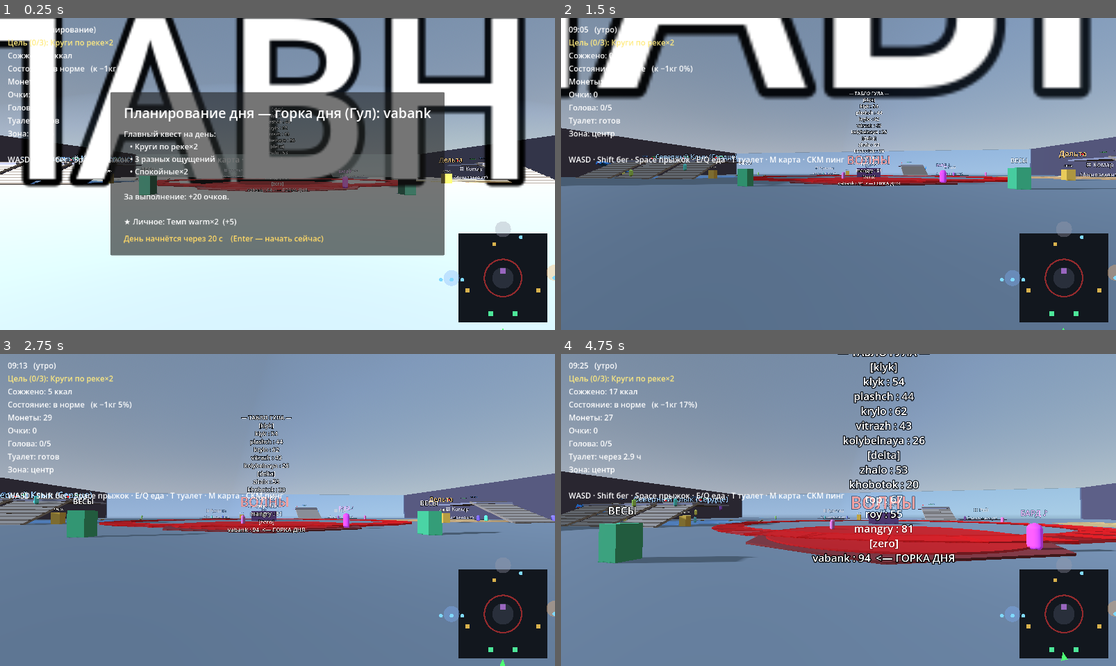
Above: before the commit, frames 1-4 (two rows, left to right).
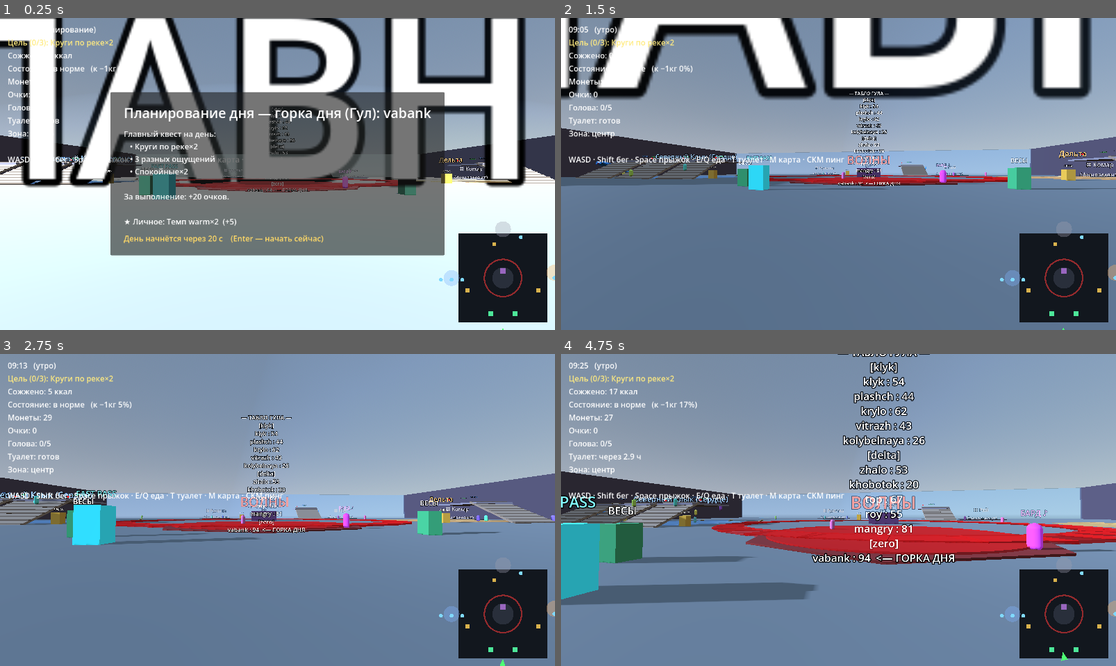
Above: after the commit, the same moments.

Repository: evangelipeep/Red-Wave
Game: Godot game, scene res://world/ParkGreybox.tscn
The game is run twice, just before and just after one commit, with the same random seed, the same clock (stepped at 60 frames per second) and the same inputs. The project has no main scene, so this scene is started directly.
Inputs (mouse positions are in pixels of both pictures, inside the frame that each line leads up to):
- Up to frame 1 (0.25 s): no input
- Up to frame 2 (1.5 s): tap Enter (ui_accept) at 0.5 s; drag from (1066, 276) to (894, 105) at 0.52 s; move the mouse to (810, 174) at 1.27 s; hold W (move_forward) from 1.28 s (still down); tap E (eat_snack) at 1.35 s
- Up to frame 3 (2.75 s): keep holding W (move_forward); tap Space (jump) at 1.52 s; move the mouse to (288, 503) at 2.02 s; hold Middle mouse button (ping) from 2.03 s (still down)
- Up to frame 4 (4.75 s): keep holding W (move_forward); move the mouse to (832, 516) at 2.77 s; release Middle mouse button (ping) at 2.78 s; tap Shift (sprint) at 2.85 s; click (832, 516) at 2.92 s; tap Space (jump) at 3.02, 3.77, 4.52 s; move the mouse to (877, 513) at 3.52 s; hold T (toilet) 3.53-4.28 s; move the mouse to (794, 506) at 4.27 s; tap Q (eat_meal) at 4.35 s

The runs differ from the first frame. In frame 1, 0.4% of the frame differs, in the area x 27-33%, y 46-59%; in frame 2, 0.4%; in frame 3, 1.3%; in frame 4, 4.1%, in the area x 0-46%, y 45-81%.

Commit message:
feat(fastpass): Fast Pass — проход без очереди за монеты, квест «без очереди» реальный
- FastPassKiosk: покупка пропуска; с пропуском заход на горку без очереди и без штрафа
- RunState.fast_passes/skips_used; QuestTracker: атом skip больше не авто-зачёт
- осталось авто только race (нужна гонка-мини-игра в Рое)

Co-Authored-By: Claude Opus 4.8 <noreply@anthropic.com>

Diff:
--- a/autoload/RunState.gd
+++ b/autoload/RunState.gd
@@ -17,6 +17,8 @@
 var souvenirs: Dictionary = {}       # купленные сувениры по лавкам (shop_id → true)
 var bard_photo: bool = false         # сделал фото с Бардом
 var river_laps: int = 0              # кругов по ленивой реке
+var fast_passes: int = 0            # пропуска «без очереди»
+var skips_used: int = 0             # сколько раз прошёл без очереди по пропуску
 var offenses: int = 0                 # нарушений очереди (прыжки без очереди)
 var run_blocked: bool = false         # бег заблокирован охраной (наказание)
 var queue_jump_banned: bool = false   # после 2 нарушений — прыгать без очереди вообще нельзя
@@ -45,6 +47,8 @@
 	souvenirs.clear()
 	bard_photo = false
 	river_laps = 0
+	fast_passes = 0
+	skips_used = 0
 	personal_quest.clear()
 	offenses = 0
 	run_blocked = false
--- /dev/null
+++ b/systems/poi/FastPassKiosk.gd
@@ -0,0 +1,54 @@
+extends Area3D
+class_name FastPassKiosk
+## Киоск Fast Pass: покупаешь пропуск за монеты. С пропуском можно зайти на горку
+## без очереди ЛЕГАЛЬНО (без штрафа) — закрывает квест «без очереди».
+
+const COST := 3
+var _cd: float = 0.0
+
+func _ready() -> void:
+	add_to_group("poi_fastpass")
+	var cs := CollisionShape3D.new()
+	var box := BoxShape3D.new()
+	box.size = Vector3(3, 3, 3)
+	cs.shape = box
+	add_child(cs)
+
+	var kiosk := MeshInstance3D.new()
+	var bm := BoxMesh.new()
+	bm.size = Vector3(1.4, 2.2, 1.2)
+	kiosk.mesh = bm
+	var mat := StandardMaterial3D.new()
+	mat.albedo_color = Color(0.2, 0.8, 0.85)
+	mat.emission_enabled = true
+	mat.emission = Color(0.1, 0.4, 0.45)
+	kiosk.material_override = mat
+	kiosk.position = Vector3(0, 1.1, 0)
+	add_child(kiosk)
+
+	var label := Label3D.new()
+	label.text = "FAST PASS"
+	label.billboard = BaseMaterial3D.BILLBOARD_ENABLED
+	label.font_size = 40
+	label.pixel_size = 0.012
+	label.outline_size = 10
+	label.modulate = Color(0.4, 0.95, 1.0)
+	label.position = Vector3(0, 2.9, 0)
+	add_child(label)
+
+	body_entered.connect(_on_enter)
+
+func _process(delta: float) -> void:
+	if _cd > 0.0:
+		_cd -= delta
+
+func _on_enter(body: Node3D) -> void:
+	if not (body is PlayerController) or _cd > 0.0:
+		return
+	_cd = 3.0
+	if RunState.coins < COST:
+		EventBus.toast.emit("Не хватает монет на Fast Pass (нужно %d)" % COST)
+	else:
+		RunState.coins -= COST
+		RunState.fast_passes += 1
+		EventBus.toast.emit("Куплен Fast Pass (всего %d) — заходи без очереди" % RunState.fast_passes)
--- a/systems/quest/QuestTracker.gd
+++ b/systems/quest/QuestTracker.gd
@@ -4,7 +4,7 @@
 ## завершении. Оценивает то, что уже есть (горки, вес, голова, еда, театры/шоу);
 ## атомы систем «в разработке» (лавки/гонки/очереди/круги) пока авто-зачёт.
 
-const AUTO_AXES := ["race", "skip"]
+const AUTO_AXES := ["race"]
 const EVE_19_FRAC := 10.0 / 12.0   # 19:00 при дне 09:00–21:00
 const SHOW_WINDOW := 20.0          # сек, сколько идёт шоу после старта
 
@@ -176,6 +176,8 @@
 			return Vector2i(mini(RunState.souvenirs.size(), 3), 3)
 		"laps":
 			return Vector2i(mini(RunState.river_laps, n), n)
+		"skip":
+			return Vector2i(mini(RunState.skips_used, n), n)
 		"shows":
 			return Vector2i(mini(_shows_attended, n), n)
 		_:
@@ -221,6 +223,8 @@
 			return RunState.bard_photo
 		"laps":
 			return RunState.river_laps >= n
+		"skip":
+			return RunState.skips_used >= n
 		"shows":
 			return _shows_attended >= n
 		"weightlow":
--- a/systems/slide/SlideRail.gd
+++ b/systems/slide/SlideRail.gd
@@ -438,9 +438,16 @@
 	if info.get("extreme", false) and not WeightSystem.can_ride_extreme():
 		EventBus.toast.emit("Слишком большой вес (%.0f кг) — на горку не допускаем" % WeightSystem.kg)
 		return
-	# Твоя очередь? (впереди никого) — едешь честно. Иначе это прыжок без очереди.
+	# Твоя очередь? (впереди никого) — едешь честно.
 	if _player_ahead <= 0:
 		_begin_player_ride(body, true)
+	# Есть Fast Pass — заходишь без очереди легально (без штрафа).
+	elif RunState.fast_passes > 0:
+		RunState.fast_passes -= 1
+		RunState.skips_used += 1
+		EventBus.toast.emit("Fast Pass — без очереди! (осталось %d)" % RunState.fast_passes)
+		_begin_player_ride(body, true)
+	# Иначе прыжок без очереди: штраф (или бан после 2 раз).
 	elif RunState.queue_jump_banned:
 		EventBus.toast.emit("Охранник не пускает без очереди! Встаньте в очередь (впереди %d)." % _player_ahead)
 	else:
--- a/world/ParkBuilder.gd
+++ b/world/ParkBuilder.gd
@@ -50,6 +50,9 @@
 	var bard := BardPOI.new()
 	bard.position = Vector3(10, 0, 32)
 	add_child(bard)
+	var fastpass := FastPassKiosk.new()
+	fastpass.position = Vector3(-10, 0, 44)
+	add_child(fastpass)
 	_build_weigh(Vector3(14, 0, 40))
 	_build_weigh(Vector3(-14, 0, 40))
 	_build_theater(Vector3(0, 0, -8))
Not shown, added: systems/poi/FastPassKiosk.gd.uid
